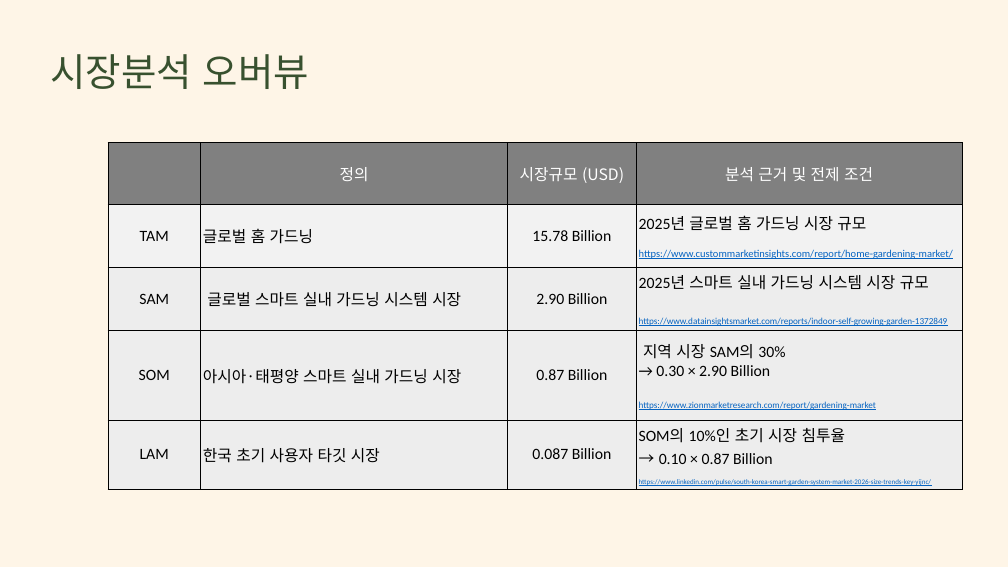
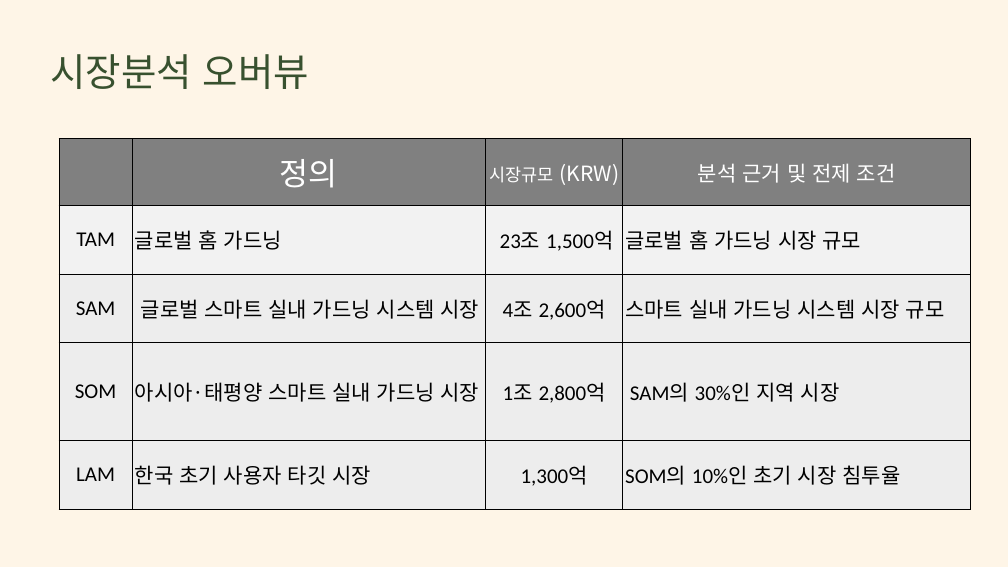
Before and after one commit to bigCoDult/Green_Stab, a slide deck: slide 6 of Green_Stab_KOR.pptx. Drawn at 1008x567 pixels with LibreOffice and Linux fonts; fonts in the diff are those of the drawing; background and template pictures are left out. Boxes give left, top, right and bottom in pixels: in the first picture for what was removed or moved away, otherwise in the second. Text is boxed around its words. In the diff, an @@ line names an element or a change of style, - is before the commit and + after.

Commit message:
update: KOR pptx

```diff
--- a/Green_Stab_KOR.pptx
+++ b/Green_Stab_KOR.pptx
@@ table at (59,139,971,509) @@
-row 1, column 3: 시장규모 (USD)
+row 1, column 3: 시장규모 (KRW)
-row 2, column 3: 15.78 Billion
+row 2, column 3: 23조 1,500억
-row 2, column 4: 2025년 글로벌 홈 가드닝 시장 규모 / https://www.custommarketinsights.com/report/home-gardening-market/
+row 2, column 4: 글로벌 홈 가드닝 시장 규모
-row 3, column 3: 2.90 Billion
+row 3, column 3: 4조 2,600억
-row 3, column 4: 2025년 스마트 실내 가드닝 시스템 시장 규모 / https://www.datainsightsmarket.com/reports/indoor-self-growing-garden-1372849
+row 3, column 4: 스마트 실내 가드닝 시스템 시장 규모
-row 4, column 3: 0.87 Billion
+row 4, column 3: 1조 2,800억
-row 4, column 4: 지역 시장 SAM의 30% → 0.30 × 2.90 Billion / https://www.zionmarketresearch.com/report/gardening-market
+row 4, column 4: SAM의 30%인 지역 시장
-row 5, column 3: 0.087 Billion
+row 5, column 3: 1,300억
-row 5, column 4: SOM의 10%인 초기 시장 침투율 → 0.10 × 0.87 Billion / https://www.linkedin.com/pulse/south-korea-smart-garden-system-market-2026-size-trends-key-yijnc/
+row 5, column 4: SOM의 10%인 초기 시장 침투율
@@ size 18 to 36 pt in "정의" @@
@@ size 18 to 24 pt in "분석 근거 및 전제 조건", "TAM", "글로벌 홈 가드닝", "SAM" and 5 more places @@
@@ table: place and size @@
-table at (108,143,963,490)
+table at (59,139,971,509)
@@ rectangle: place and size @@
-rectangle at (853,516,1008,567)
+rectangle at (841,476,1008,567)
```
Also in this commit, not shown: 8 other slides changed.
